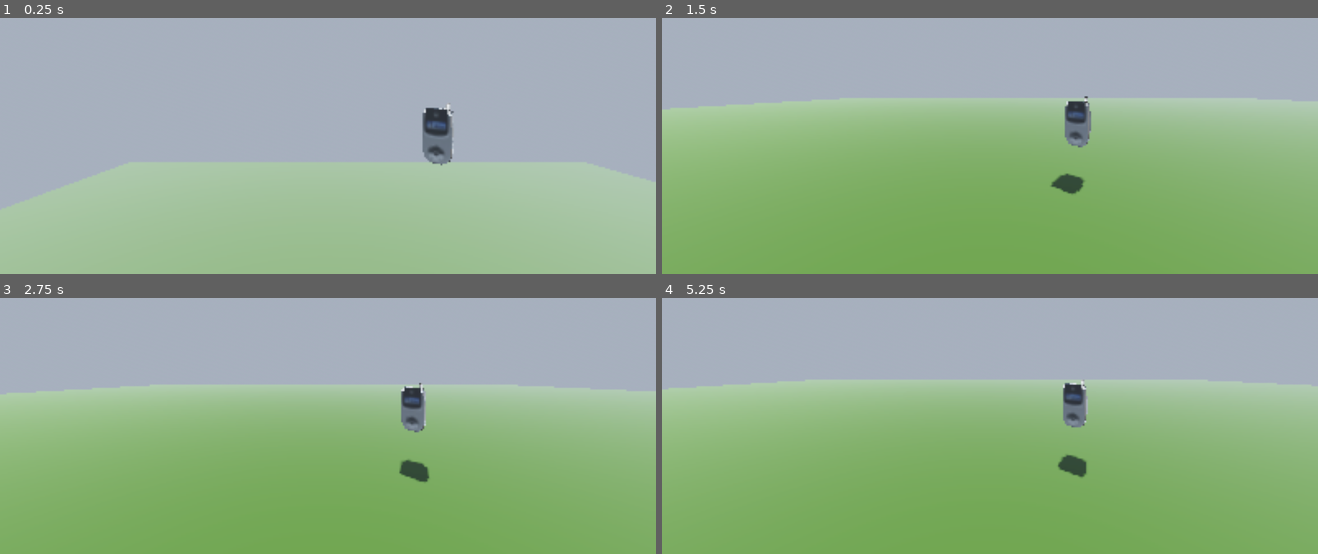
Above: before the commit, frames 1-4 (two rows, left to right).
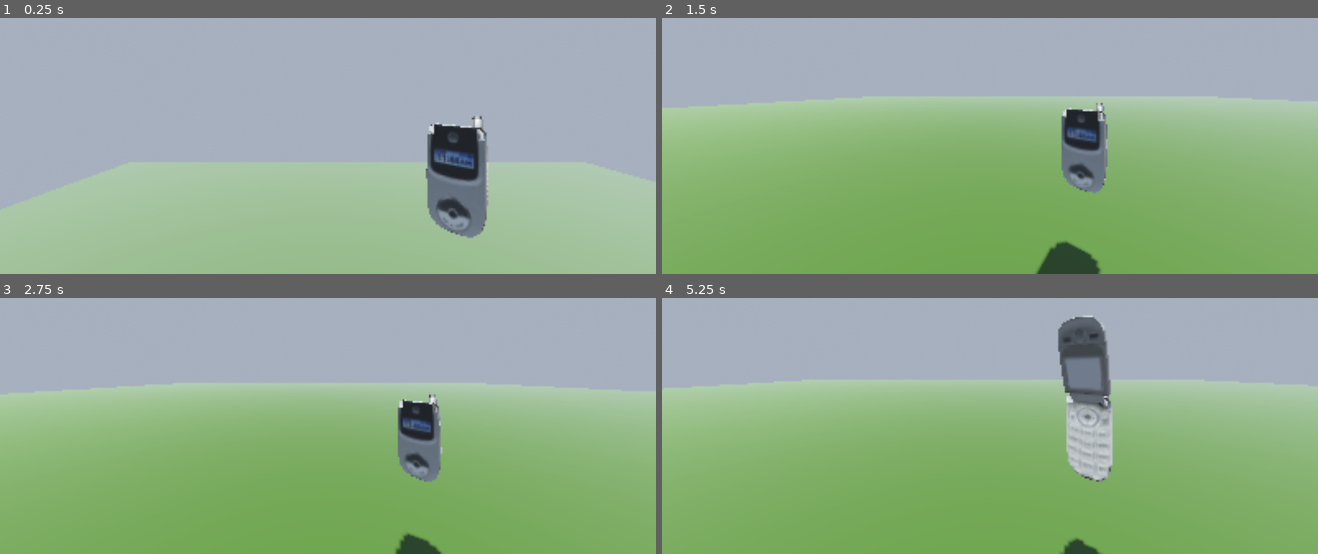
Above: after the commit, the same moments.

Repository: YouthHalo/Hack-The-North-2025
Game: Godot game, scene res://scenes/main.tscn
Two runs of this game, one before a commit and one after it. Both use one fixed random seed, a clock stepped at 60 frames per second and the inputs below.
Inputs (mouse positions are in pixels of both pictures, inside the frame that each line leads up to):
- Up to frame 1 (0.25 s): no input
- Up to frame 2 (1.5 s): tap Enter (ui_accept) at 0.5, 0.77, 1.07 s; move the mouse to (1022, 87) at 0.52 s; hold Shift (run) 0.53-1.28 s; hold W (forward) from 0.53 s (still down); tap T at 0.8, 1.35 s; move the mouse to (957, 92) at 1.27 s
- Up to frame 3 (2.75 s): keep holding W (forward); tap Enter (ui_accept) at 1.52, 1.55, 1.82, 2.1 s; move the mouse to (341, 364) at 2.02 s; hold Shift (run) from 2.03 s (still down)
- Up to frame 4 (5.25 s): keep holding W (forward); move the mouse to (983, 374) at 2.77 s; release Shift (run) at 2.78 s; tap Shift (run) at 2.85, 4.35 s; tap Enter (ui_accept) at 3.02, 3.32, 3.77, 3.8, 4.07, 4.52, 4.82 s; tap T at 3.05 s; move the mouse to (1035, 374) at 3.52 s; hold T 3.53-4.28 s; move the mouse to (937, 364) at 4.27 s; move the mouse to (996, 369) at 5.02 s; hold T from 5.03 s (still down)

The runs differ from the first frame. In frame 1, 4.1% of the frame differs, in the area x 64-75%, y 33-86%; in frame 2, 3.4%; in frame 3, 2.7%; in frame 4, 4.7%, in the area x 0-99%, y 6-100%.

Commit message:
more basic phone stuff

Diff:
--- a/scenes/closed_phone.tscn
+++ b/scenes/closed_phone.tscn
@@ -3,6 +3,7 @@
 [ext_resource type="PackedScene" uid="uid://e5nvxl5ubdu0" path="res://assets/psx_style_flip_phone.glb" id="1_37nce"]
 
 [node name="Sketchfab_Scene" instance=ExtResource("1_37nce")]
+transform = Transform3D(0.75, 0, 0, 0, 0.75, 0, 0, 0, 0.75, 0, 0, 0)
 
 [node name="Top" parent="Sketchfab_model/Flip Phone_fbx/RootNode" index="0"]
 transform = Transform3D(0.0246237, 0, 0, 0, 0.169595, 0, 0, 0, 0.164069, 0, 0, 0)
--- a/scenes/open_phone.tscn
+++ b/scenes/open_phone.tscn
@@ -3,6 +3,7 @@
 [ext_resource type="PackedScene" uid="uid://e5nvxl5ubdu0" path="res://assets/psx_style_flip_phone.glb" id="1_d66cu"]
 
 [node name="Sketchfab_Scene" instance=ExtResource("1_d66cu")]
+transform = Transform3D(0.75, 0, 0, 0, 0.75, 0, 0, 0, 0.75, 0, 0, 0)
 
 [node name="Top" parent="Sketchfab_model/Flip Phone_fbx/RootNode" index="0"]
 transform = Transform3D(-0.023497, -0.0507157, 0, 0.0073635, -0.161834, 0, 0, 0, 0.164069, 4.2574, 22.3961, -4.11853e-07)
--- a/scenes/player.tscn
+++ b/scenes/player.tscn
@@ -22,7 +22,7 @@
 [node name="AudioStreamPlayer" type="AudioStreamPlayer" parent="."]
 
 [node name="item" type="Node3D" parent="."]
-transform = Transform3D(0.965926, 0, -0.258819, 0, 1, 0, 0.258819, 0, 0.965926, 1.83757, 0, -3.27379)
+transform = Transform3D(0.965926, 0, -0.258819, 0, 1, 0, 0.258819, 0, 0.965926, 1.23757, 0, -1.67379)
 
 [node name="closed" parent="item" instance=ExtResource("3_dqkch")]
 transform = Transform3D(-0.481739, 0, -0.876316, 0, 1, 0, 0.876316, 0, -0.481739, -0.32453, 0.218369, 0.0290461)
--- a/scripts/player.gd
+++ b/scripts/player.gd
@@ -44,6 +44,15 @@
 var is_streaming_vapi_audio: bool = false
 var is_vapi_recording: bool = false
 
+# UI state nodes
+@onready var item_open: Node = $"item/open"
+@onready var item_closed: Node = $"item/closed"
+
+# Audio feedback
+var phone_ringing_player: AudioStreamPlayer
+var phone_unavailable_player: AudioStreamPlayer
+var is_t_button_disabled: bool = false
+
 # Audio capture for real-time streaming
 var audio_capture_bus_index: int
 var audio_input: AudioEffectCapture
@@ -60,6 +69,9 @@
 	# Initialize VAPI components
 	setup_vapi_components()
 
+	# Set initial UI state (not calling)
+	update_call_ui()
+
 
 func _input(event):
 	# Handle mouse look
@@ -77,9 +89,11 @@
 
 	# Toggle VAPI recording with T key
 	if Input.is_action_just_pressed("ui_accept") and Input.is_key_pressed(KEY_T):
-		toggle_vapi_recording()
+		if not is_t_button_disabled:
+			toggle_vapi_recording()
 	elif event is InputEventKey and event.pressed and event.keycode == KEY_T:
-		toggle_vapi_recording()
+		if not is_t_button_disabled:
+			toggle_vapi_recording()
 
 
 func _physics_process(delta: float) -> void:
@@ -92,7 +106,7 @@
 	var moving_sideways = abs(input_dir.x) > 0.0
 
 	# Correct running condition: only run when moving forward
-	var is_running = Input.is_action_pressed("run") and current_stamina > 0 and moving_forward
+	var is_running = Input.is_action_pressed("run") and current_stamina > 0 and not moving_forward #does the opposite idk but it works dont touch
 	var current_speed = RUN_SPEED if is_running else WALK_SPEED
 
 	# Apply movement multipliers only if not moving forward
@@ -183,7 +197,7 @@
 	# Add capture effect to Record bus
 	audio_input = AudioEffectCapture.new()
 	AudioServer.add_bus_effect(audio_capture_bus_index, audio_input)
-	AudioServer.set_bus_volume_db(audio_capture_bus_index, 0)
+	AudioServer.set_bus_volume_db(audio_capture_bus_index, 3.5)  # Boost input by 50% (~3.5dB)
 
 	# Setup microphone input to Record bus
 	var microphone_player = AudioStreamPlayer.new()
@@ -211,7 +225,31 @@
 	vapi_audio_player.stream = audio_stream_generator
 	vapi_audio_player.volume_db = 0.0
 
+	# Setup phone audio feedback
+	setup_phone_audio()
+
 	print("VAPI components initialized with microphone capture")
+
+
+func setup_phone_audio():
+	"""Setup audio players for phone feedback sounds"""
+	# Phone ringing audio player
+	phone_ringing_player = AudioStreamPlayer.new()
+	add_child(phone_ringing_player)
+	var ringing_audio = load("res://assets/phone-ringing.mp3")  # Assuming .mp3 format
+	if ringing_audio:
+		phone_ringing_player.stream = ringing_audio
+	phone_ringing_player.volume_db = -5.0  # Slightly quieter
+
+	# Phone unavailable audio player
+	phone_unavailable_player = AudioStreamPlayer.new()
+	add_child(phone_unavailable_player)
+	var unavailable_audio = load("res://assets/unavailable-phone.mp3")  # Assuming .mp3 format
+	if unavailable_audio:
+		phone_unavailable_player.stream = unavailable_audio
+	phone_unavailable_player.volume_db = -3.0
+
+	print("Phone audio feedback initialized")
 
 
 func toggle_vapi_recording():
@@ -230,17 +268,30 @@
 		is_vapi_recording = true
 		audio_input.clear_buffer()
 		print("Started VAPI recording...")
+		update_call_ui()  # Update UI to show calling state
+
+		# Play phone ringing sound while connecting
+		if phone_ringing_player and phone_ringing_player.stream:
+			phone_ringing_player.play()
+			print("Playing phone ringing sound...")
+
 		call_vapi_api()
 
 
 func stop_vapi_recording():
 	if is_vapi_recording:
 		is_vapi_recording = false
+
+		# Stop phone ringing if it's playing
+		if phone_ringing_player and phone_ringing_player.playing:
+			phone_ringing_player.stop()
+
 		if is_websocket_connected:
 			send_control_message({"type": "hangup"})
 			websocket.close()
 			is_websocket_connected = false
 		stop_vapi_audio_stream()
+		update_call_ui()  # Update UI to show not calling state
 		print("Stopped VAPI recording")
 
 
@@ -366,13 +417,41 @@
 			"call-started":
 				print("Call started")
 			"call-ended":
-				print("Call ended")
-				stop_vapi_recording()
+				print("Call ended by AI")
+				handle_ai_hangup()
 			_:
 				print("Unknown message type: ", message["type"])
 
 
+func handle_ai_hangup():
+	"""Handle when AI hangs up - play unavailable sound and disable T button temporarily"""
+	print("AI hung up - playing unavailable sound")
+
+	# Stop the call
+	stop_vapi_recording()
+
+	# Disable T button
+	is_t_button_disabled = true
+
+	# Play unavailable phone sound
+	if phone_unavailable_player and phone_unavailable_player.stream:
+		phone_unavailable_player.play()
+
+		# Re-enable T button after the unavailable sound finishes
+		await phone_unavailable_player.finished
+		await get_tree().create_timer(0.5).timeout  # Small delay after sound
+
+		is_t_button_disabled = false
+		update_call_ui()  # Ensure UI shows closed state
+		print("T button re-enabled")
+
+
 func handle_incoming_audio(audio_data: PackedByteArray):
+	# Stop phone ringing when AI starts talking
+	if phone_ringing_player and phone_ringing_player.playing:
+		phone_ringing_player.stop()
+		print("AI responded - stopped ringing")
+
 	if not is_streaming_vapi_audio:
 		start_vapi_audio_stream()
 	push_audio_to_continuous_stream(audio_data)
@@ -410,3 +489,15 @@
 		is_streaming_vapi_audio = false
 		audio_stream_playback = null
 		print("Stopped Vapi audio stream")
+
+func update_call_ui():
+	"""Update UI visibility based on call state"""
+	if item_open and item_closed:
+		if is_vapi_recording:
+			# During call: show open, hide closed
+			item_open.visible = true
+			item_closed.visible = false
+		else:
+			# Not calling: show closed, hide open
+			item_open.visible = false
+			item_closed.visible = true
Not shown, added: assets/phone-ringing.mp3.import
Not shown, added: assets/unavailable-phone.mp3.import
Not shown, added: assets/phone-ringing.mp3
Not shown, added: assets/unavailable-phone.mp3
